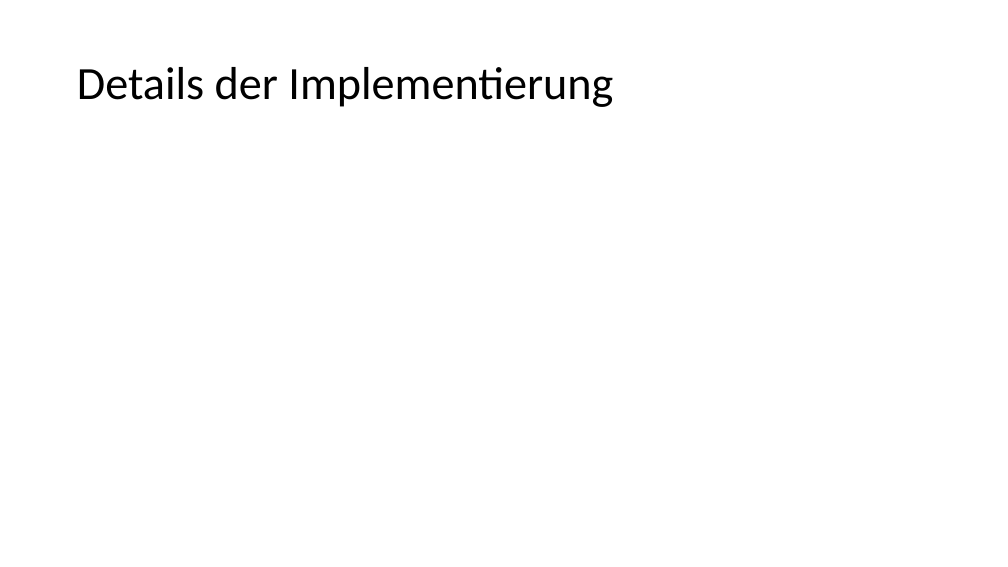
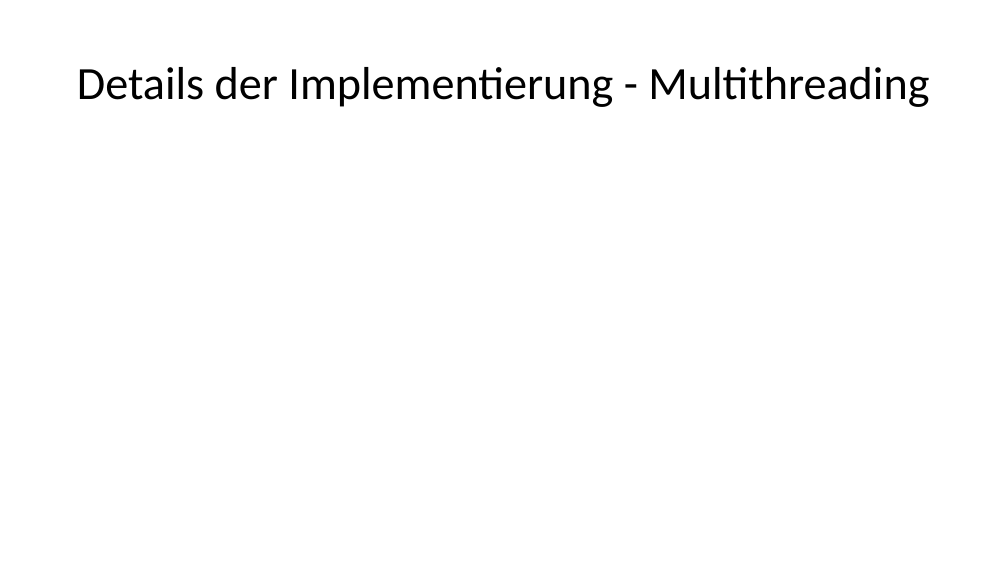
Before and after one commit to JMennenga/Numerik, a slide deck: slide 6 of Wirbelströmungen.pptx (slide 4 before the commit). Drawn at 1008x567 pixels with LibreOffice and Linux fonts; fonts in the diff are those of the drawing. Boxes give left, top, right and bottom in pixels: in the first picture for what was removed or moved away, otherwise in the second. Text is boxed around its words. In the diff, an @@ line names an element or a change of style, - is before the commit and + after.

```diff
--- a/Wirbelströmungen.pptx
+++ b/Wirbelströmungen.pptx
@@ title at bbox=[77, 67, 929, 107]: text changed @@
-Details der Implementierung
+Details der Implementierung - Multithreading
```
Also in this commit, not shown: 1 other slide changed, 2 slides added.
